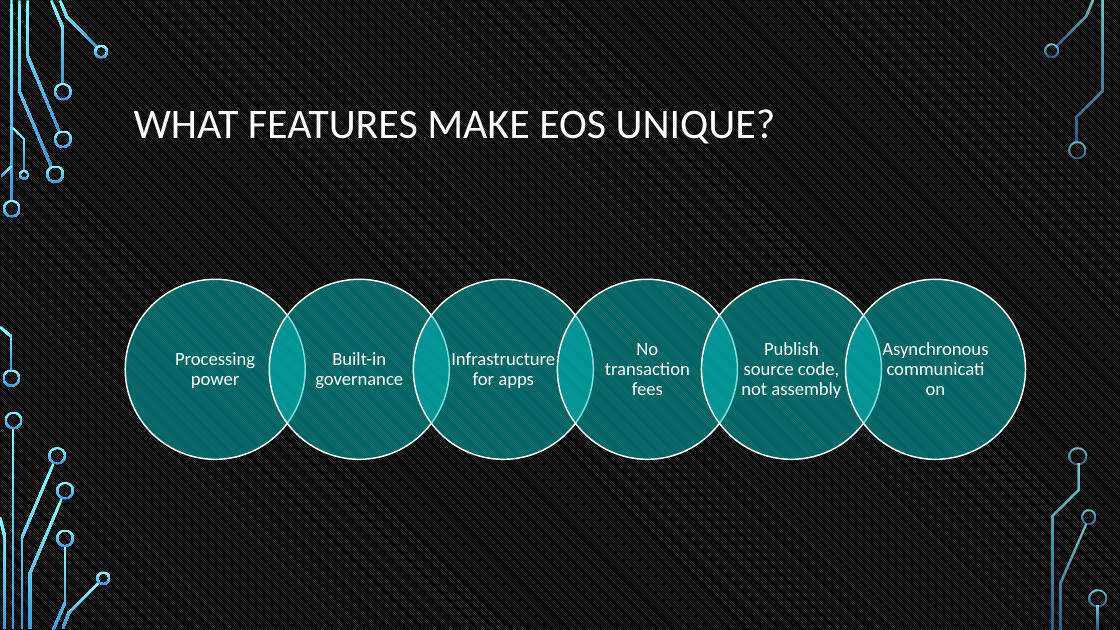
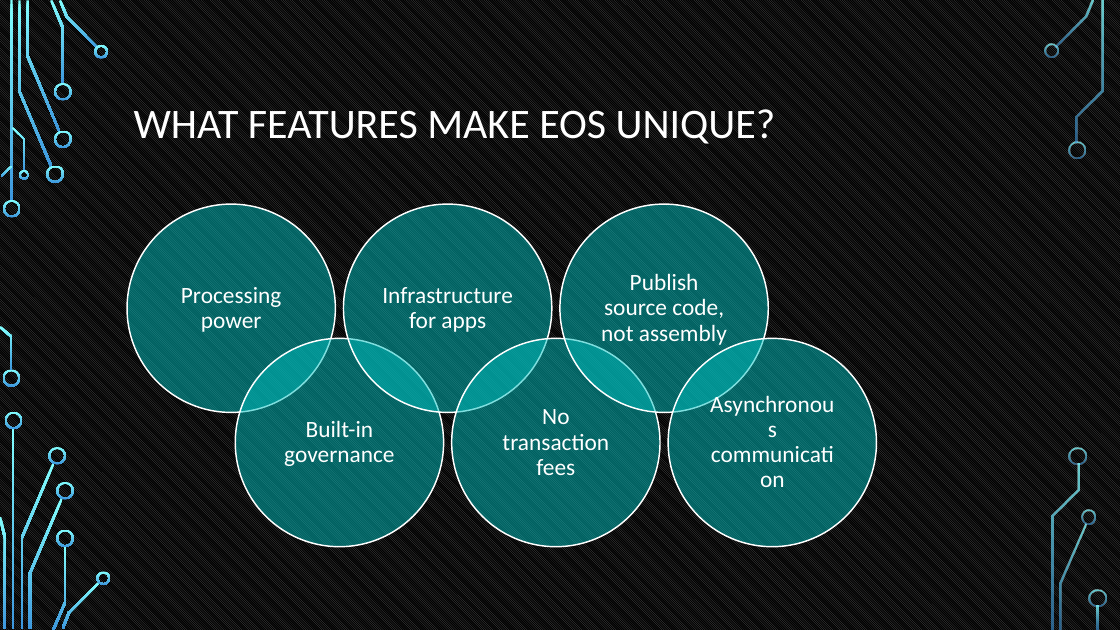
Before and after one commit to tokenika/tokenika.github.io, a slide deck: slide 27 of WarsawBlock(3).pptx (slide 26 before the commit). Drawn at 1120x630 pixels with LibreOffice and Linux fonts; fonts in the diff are those of the drawing; background and template pictures are left out. Boxes give left, top, right and bottom in pixels: in the first picture for what was removed or moved away, otherwise in the second. Text is boxed around its words. In the diff, an @@ line names an element or a change of style, - is before the commit and + after.

```diff
--- a/WarsawBlock(3).pptx
+++ b/WarsawBlock(3).pptx
@@ ellipse: place and size @@
-ellipse at bbox=[125, 279, 305, 459]
+ellipse at bbox=[127, 204, 335, 413]
@@ ellipse: place and size @@
-ellipse at bbox=[413, 279, 593, 459]
+ellipse at bbox=[344, 204, 552, 413]
@@ ellipse: place and size @@
-ellipse at bbox=[558, 279, 738, 459]
+ellipse at bbox=[560, 204, 769, 413]
@@ text "Processing power": place and size @@
-text "Processing power" at bbox=[175, 352, 255, 388]
+text "Processing power" at bbox=[181, 287, 282, 332]
@@ text "Infrastructure for apps": place and size @@
-text "Infrastructure for apps" at bbox=[451, 352, 555, 388]
+text "Infrastructure for apps" at bbox=[382, 287, 513, 332]
@@ text "Publish source code, not assembly": place and size @@
-text "Publish source code, not assembly" at bbox=[741, 342, 841, 398]
+text "Publish source code, not assembly" at bbox=[601, 273, 727, 345]
@@ ellipse: place and size @@
-ellipse at bbox=[270, 279, 450, 459]
+ellipse at bbox=[235, 339, 444, 547]
@@ ellipse: place and size @@
-ellipse at bbox=[846, 279, 1026, 459]
+ellipse at bbox=[452, 339, 660, 547]
@@ ellipse: place and size @@
-ellipse at bbox=[702, 279, 881, 459]
+ellipse at bbox=[668, 339, 876, 547]
@@ text "Built-in governance": place and size @@
-text "Built-in governance" at bbox=[315, 352, 403, 389]
+text "Built-in governance" at bbox=[284, 420, 394, 466]
@@ text "No transaction fees": place and size @@
-text "No transaction fees" at bbox=[605, 343, 690, 395]
+text "No transaction fees" at bbox=[502, 409, 609, 475]
@@ size 16 to 20 pt; more space between paragraphs in 6 elements at bbox=[181, 287, 282, 332], bbox=[284, 420, 394, 466], bbox=[382, 287, 513, 332], bbox=[502, 409, 609, 475], bbox=[601, 273, 727, 345], bbox=[699, 369, 846, 516] @@
@@ text "Asynchronous communication": place and size @@
-text "Asynchronous communication" at bbox=[882, 342, 988, 358]
+text "Asynchronous communication" at bbox=[699, 369, 846, 516]
```
Also in this commit, not shown: 21 other slides changed, 1 slide added, 4 other files.
